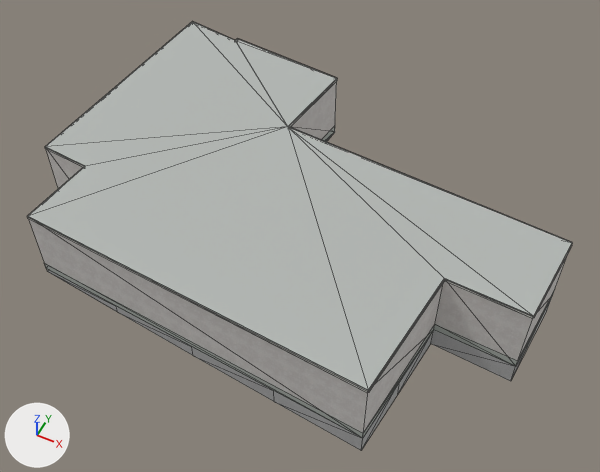
Before and after pictures for a commit that changed the Blender file assets/blender/buildings/osm-way-166375027.blend.
Rendered twice from a 50 mm lens placed at (10.0, -20.0, 25.1), pointed at (0.2, -0.4, 0.5). Arrows for +X, +Y and +Z are at lower left; the lights stay in place. The picture after the commit comes second. Mesh edges are drawn as thin lines.

Objects in the first picture: 'building foundation 166375027', 'reality 166375027 near reality aged pale plaster', 'reality 166375027 near reality concrete plinth', 'reality 166375027 near reality flat weathered roof', 'reality 166375027 near reality pale aluminum sill'.
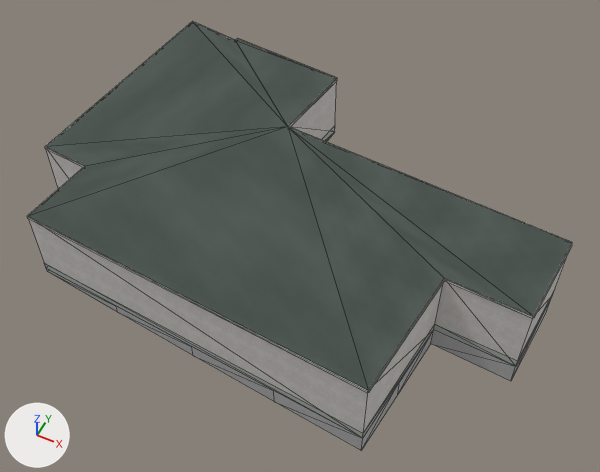
Patch to the scene script:
```diff
--- a/assets/blender/buildings/osm-way-166375027.blend.py
+++ b/assets/blender/buildings/osm-way-166375027.blend.py
@@ img_roof_normal_png @@
+img_roof_normal_png = load_image('roof-normal.png', '../../../public/models/architecture/textures/roof-normal.png', 256, 256, 'Non-Color')
@@ img_roof_color_png @@
+img_roof_color_png = load_image('roof-color.png', '../../../public/models/architecture/textures/roof-color.png', 256, 256, 'sRGB')
@@ mat_reality_flat_weathered_roof @@
 mat_reality_flat_weathered_roof = bpy.data.materials.new('reality flat weathered roof')
-# nodes: BsdfPrincipled, OutputMaterial
-# colours: grey #b3b7b4
+# nodes: BsdfPrincipled, MixRGB, NormalMap, OutputMaterial, TexImage x2
+# colours: white #ffffff
+# uses the picture img_roof_color_png
+# uses the picture img_roof_normal_png
@@ me_reality_166375027_near_reality_pale_aluminum_sill @@
 # used by ob_reality_166375027_near_reality_pale_aluminum_sill; parent = ob_osm_way_166375027; location = (0.0, 0.0, 0.0)
-me_reality_166375027_near_reality_pale_aluminum_sill.from_pydata(...)  # 48 vertices, 24 faces; spans x -9.9..10.0, y -7.1..7.4, z 2.9..3.0
+me_reality_166375027_near_reality_pale_aluminum_sill.from_pydata(...)  # 96 vertices, 48 faces; spans x -9.9..10.0, y -7.1..7.4, z 2.9..3.0
+# me_reality_166375027_near_reality_pale_aluminum_sill part 1: the loose piece of 4 vertices spanning x -6.7..-1.4, y 6.5..7.1, z 2.9..3.0 is copied, and the copy is moved by (0.0, 0.0, 0.1); it spans x -6.7..-1.4, y 6.5..7.1, z 3.0
+# me_reality_166375027_near_reality_pale_aluminum_sill part 2: 44 vertices added at x -9.9..10.0, y -7.1..7.4, z 3.0
 me_reality_166375027_near_reality_pale_aluminum_sill.materials.append(mat_reality_pale_aluminum_sill)
```

Where the change shows, as pixel boxes [x1, y1, x2, y2] in the pictures (600 x 472 px):
'reality 166375027 near reality flat weathered roof', surface changed (darker)
    both: [28, 22, 572, 390]
'reality 166375027 near reality pale aluminum sill', reshaped
    before: [27, 22, 571, 393]
    after: [27, 22, 573, 393]
part 1 of me_reality_166375027_near_reality_pale_aluminum_sill, added
    after: [239, 39, 336, 78]
part 2 of me_reality_166375027_near_reality_pale_aluminum_sill, added
    after: [27, 22, 573, 393]
